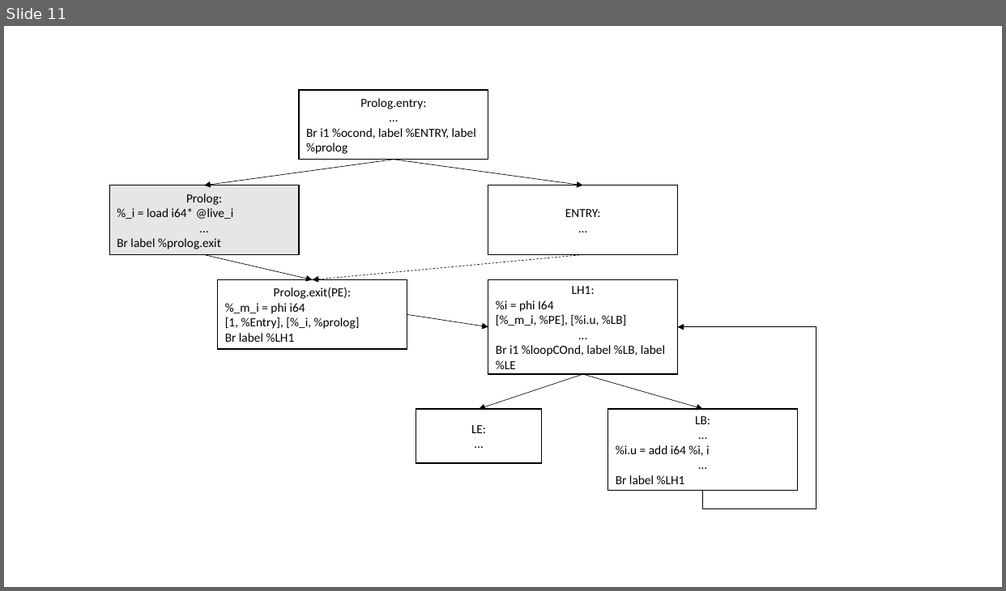
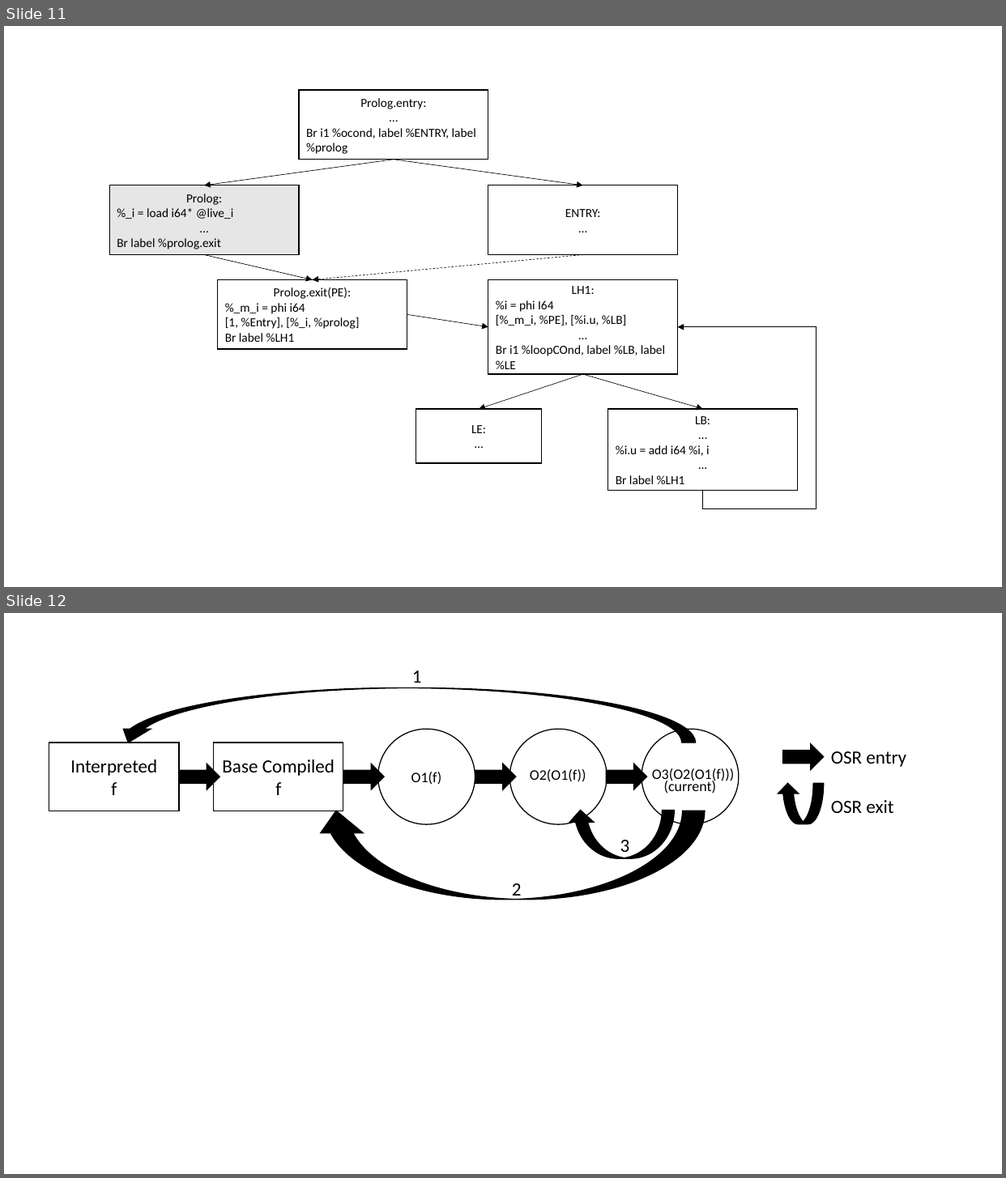
Before and after one commit to aghosn/master-thesis, a slide deck: MasterThesis/Figures/holzle.pptx. Shown one above the other, each under a label of ours: slide 11 before the commit, slides 11 and 12 after it. The pictures are 1006x591 and 1006x1178 pixels, drawn with LibreOffice and Linux fonts; fonts in the diff are those of the drawing. Boxes give left, top, right and bottom in pixels: in the first picture for what was removed or moved away, otherwise in the second. Text is boxed around its words. In the diff, an @@ line names an element or a change of style, - is before the commit and + after.

```diff
--- a/MasterThesis/Figures/holzle.pptx
+++ b/MasterThesis/Figures/holzle.pptx
@@ slide 12 added at bbox=[4, 613, 1002, 1174], background #FFFFFF @@
@@ text added at bbox=[412, 671, 422, 688], 18 pt, text #000000 @@
+1
@@ curved right arrow added at bbox=[114, 688, 696, 743], fill #000000, outline #000000 1 pt @@
@@ ellipse added at bbox=[378, 729, 475, 825], fill #FFFFFF, outline #000000 1 pt, 14 pt, text #000000 @@
+O1(f)
@@ ellipse added at bbox=[510, 729, 607, 825], fill #FFFFFF, outline #000000 1 pt @@
@@ ellipse added at bbox=[641, 729, 739, 825], fill #FFFFFF, outline #000000 1 pt, 14 pt, text #000000 @@
+(current)
@@ rectangle added at bbox=[49, 743, 178, 811], fill #FFFFFF, outline #000000 1 pt, 18 pt, text #000000 @@
+Interpreted
+f
@@ rectangle added at bbox=[214, 743, 343, 811], fill #FFFFFF, outline #000000 1 pt, 18 pt, text #000000 @@
+Base Compiled
+f
@@ right arrow added at bbox=[782, 744, 823, 770], fill #000000, outline #000000 1 pt @@
@@ text added at bbox=[831, 752, 906, 767], 18 pt, text #000000 @@
+OSR entry
@@ right arrow added at bbox=[179, 764, 219, 790], fill #000000, outline #000000 1 pt @@
@@ right arrow added at bbox=[343, 764, 384, 790], fill #000000, outline #000000 1 pt @@
@@ right arrow added at bbox=[475, 764, 515, 790], fill #000000, outline #000000 1 pt @@
@@ text added at bbox=[530, 769, 586, 782], 14 pt, text #000000 @@
+O2(O1(f))
@@ right arrow added at bbox=[606, 764, 646, 790], fill #000000, outline #000000 1 pt @@
@@ text added at bbox=[652, 769, 735, 784], 14 pt, text #000000 @@
+O3(O2(O1(f)))
@@ curved left arrow added at bbox=[778, 783, 824, 824], fill #000000, outline #000000 1 pt @@
@@ text added at bbox=[831, 800, 893, 813], 18 pt, text #000000 @@
+OSR exit
@@ curved down arrow added at bbox=[315, 811, 705, 900], fill #000000, outline #000000 1 pt @@
@@ curved left arrow added at bbox=[568, 811, 675, 859], fill #000000, outline #000000 1 pt @@
@@ text added at bbox=[620, 840, 630, 858], 18 pt, text #000000 @@
+3
@@ text added at bbox=[512, 884, 522, 901], 18 pt, text #000000 @@
+2
```
Also in this commit, not shown: 1 slide removed, 10 other files.
